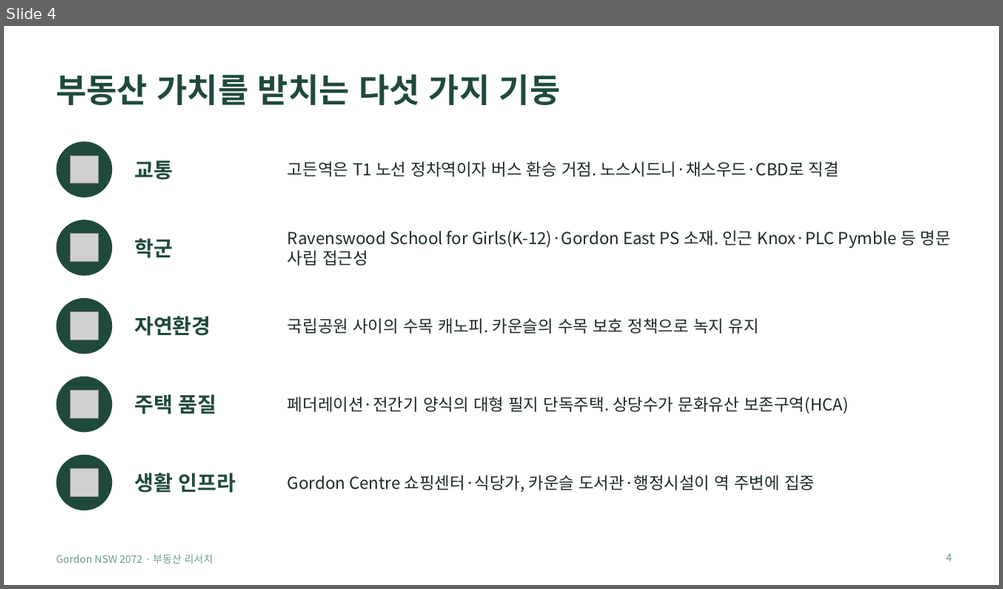
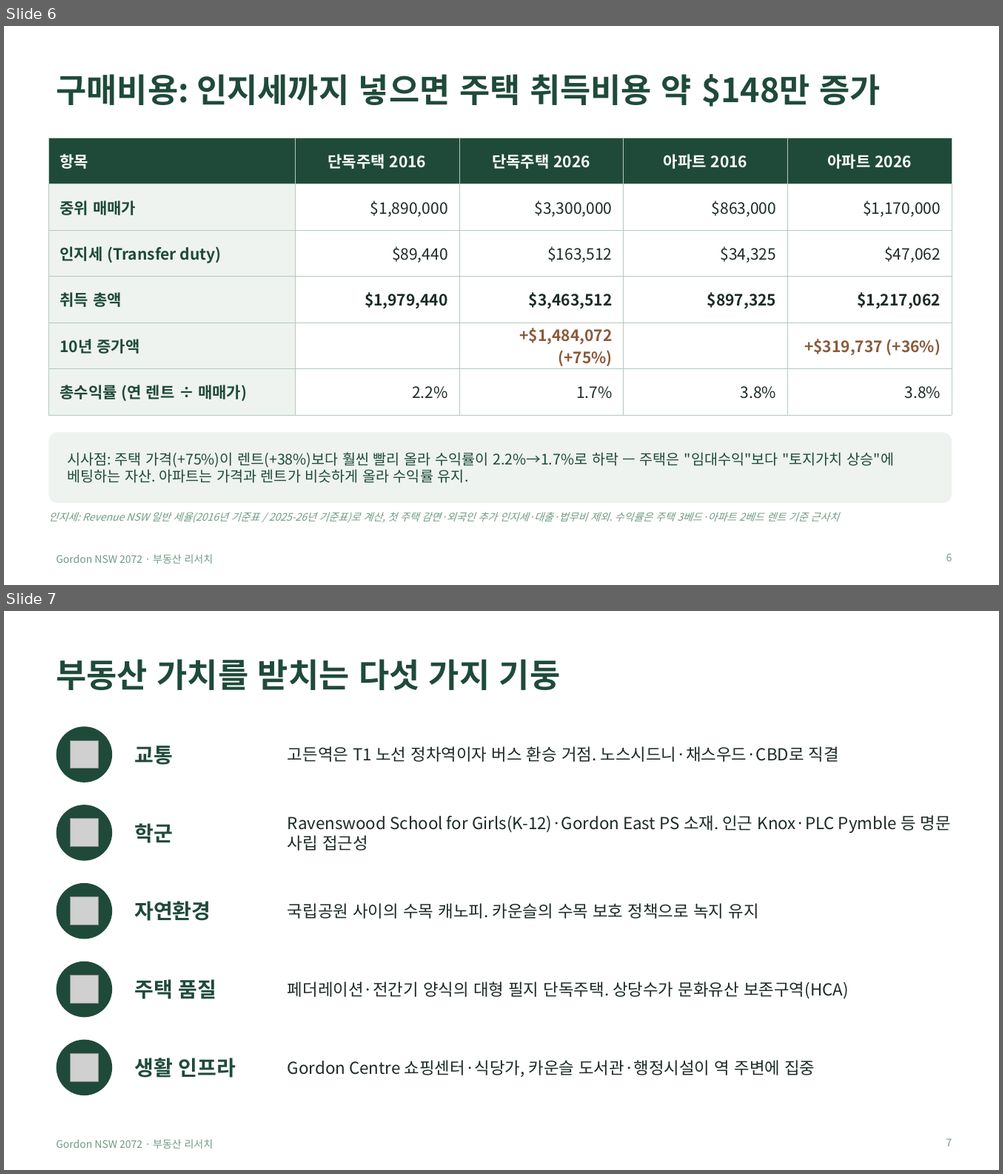
Before and after one commit to dlekrud105-cell/Mia, a slide deck: gordon/Gordon_부동산_분석.pptx. Shown one above the other, each under a label of ours: slide 4 before the commit, slides 6 and 7 after it. The pictures are 1003x589 and 1003x1174 pixels, drawn with LibreOffice and Linux fonts; fonts in the diff are those of the drawing; grey boxes stand for pictures. Boxes give left, top, right and bottom in pixels: in the first picture for what was removed or moved away, otherwise in the second. Text is boxed around its words. In the diff, an @@ line names an element or a change of style, - is before the commit and + after.

```diff
--- a/gordon/Gordon_부동산_분석.pptx
+++ b/gordon/Gordon_부동산_분석.pptx
@@ slide 6 added at (4, 26, 999, 585), background #FFFFFF; not listed: 1 template element that a slide beside it also shows @@
@@ title added at (56, 74, 880, 107), 32 pt, text #1F4A3A, bold @@
+구매비용: 인지세까지 넣으면 주택 취득비용 약 $148만 증가
@@ table added at (48, 138, 951, 404), 6 rows, 5 columns @@
+항목 | 단독주택 2016 | 단독주택 2026 | 아파트 2016 | 아파트 2026
+중위 매매가 | $1,890,000 | $3,300,000 | $863,000 | $1,170,000
+인지세 (Transfer duty) | $89,440 | $163,512 | $34,325 | $47,062
+취득 총액 | $1,979,440 | $3,463,512 | $897,325 | $1,217,062
+10년 증가액 |  | +$1,484,072 (+75%) |  | +$319,737 (+36%)
+총수익률 (연 렌트 ÷ 매매가) | 2.2% | 1.7% | 3.8% | 3.8%
@@ rounded rectangle added at (48, 432, 951, 503), fill #EEF3EF @@
@@ text added at (68, 452, 893, 483), 14 pt, text #1F4A3A @@
+시사점: 주택 가격(+75%)이 렌트(+38%)보다 훨씬 빨리 올라 수익률이 2.2%→1.7%로 하락 — 주택은 "임대수익"보다 "토지가치 상승"에 베팅하는 자산. 아파트는 가격과 렌트가 비슷하게 올라 수익률 유지.
@@ text added at (48, 512, 839, 523), 10 pt, text #6E9C84, italic @@
+인지세: Revenue NSW 일반 세율(2016년 기준표 / 2025-26년 기준표)로 계산, 첫 주택 감면·외국인 추가 인지세·대출·법무비 제외. 수익률은 주택 3베드·아파트 2베드 렌트 기준 근사치
@@ page number added at (946, 554, 952, 562), 10 pt, text #6E9C84 @@
+6
@@ what was slide 4 is now slide 7 @@
@@ page number at (946, 1139, 952, 1147): text changed @@
-4
+7
```
Also in this commit, not shown: 3 slides changed, 2 other slides added, 2 other files.
